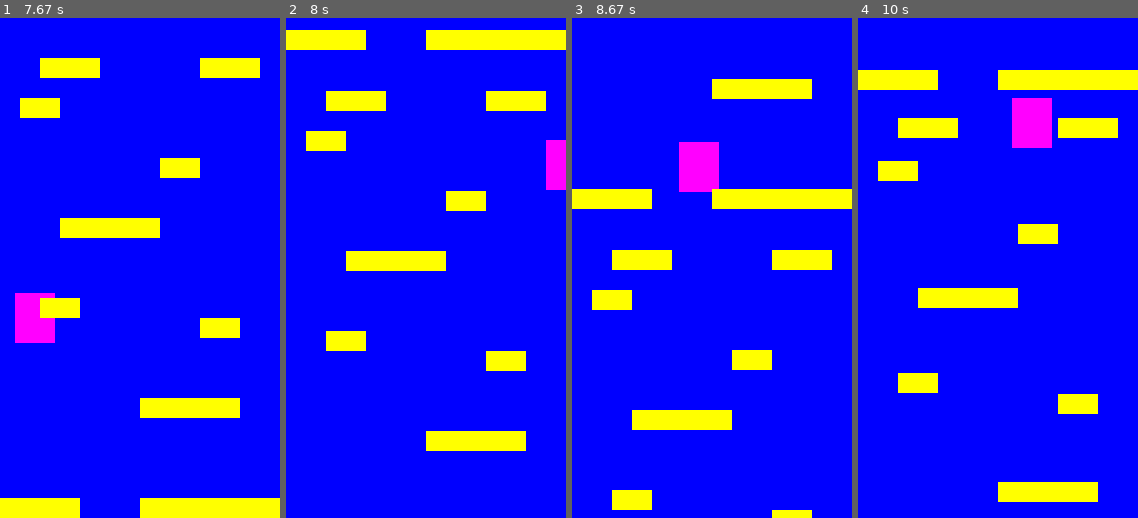
Above: before the commit, frames 1-4 (left to right).
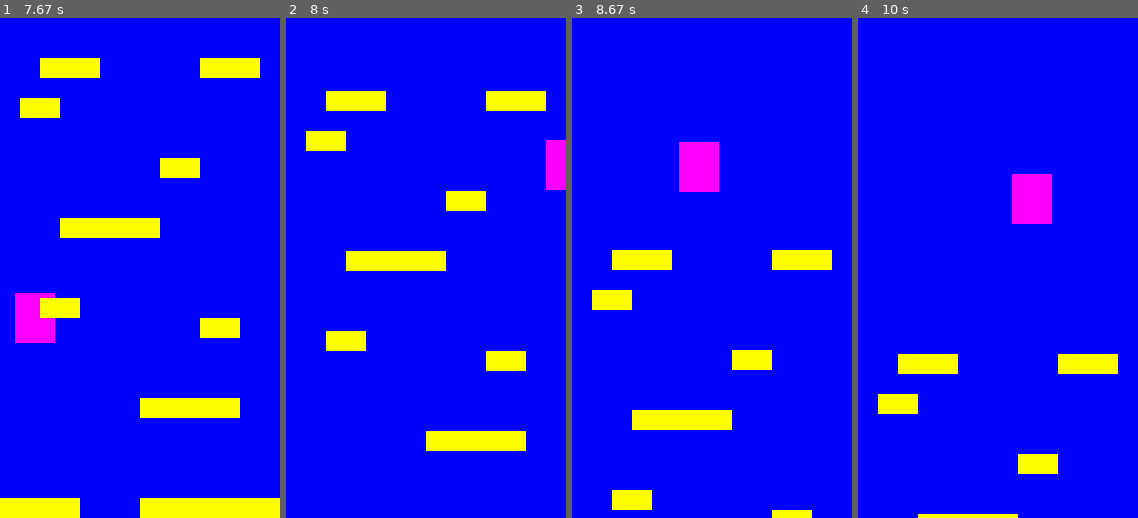
Above: after the commit, the same moments.

Repository: Calum-Johnston/pygame_2d_platformer
Game: pygame game, started from main.py
Two runs of this game, one before a commit and one after it. Both use one fixed random seed, a clock stepped at 60 frames per second and the inputs below.
Inputs:
- Up to frame 1 (7.67 s): hold Right 0.33-0.8 s; hold Right 0.83-1.3 s; hold Left 1.33-1.87 s; hold Left 1.9-2.3 s; hold Right 2.33-2.97 s; hold Left 3-3.47 s; hold Right 3.5-3.97 s; hold Right 4-4.47 s; hold Left 4.5-5.03 s; hold Left 5.07-5.47 s; hold Right 5.5-6.13 s; hold Left 6.17-6.63 s; hold Right 6.67-7.13 s; hold Right 7.17-7.63 s; tap Space at 7.23, 7.53 s
- Up to frame 2 (8 s): hold Left from 7.67 s (still down); tap Space at 7.73 s
- Up to frame 3 (8.67 s): tap Space at 8.03, 8.3, 8.6 s; release Left at 8.2 s; hold Left 8.23-8.63 s
- Up to frame 4 (10 s): hold Right 8.67-9.3 s; tap Space at 8.73, 9.03, 9.4, 9.7, 9.9 s; hold Left 9.33-9.8 s; hold Right from 9.83 s (still down)

Frame 1 is identical in both runs. In frame 2, 3.1% of the frame differs, in the area x 0-100%, y 2-7%; in frame 3, 4.6%; in frame 4, 16%, in the area x 0-100%, y 10-100%.

Commit message:
It now randomly selects one of the prebuilt files

Diff:
--- a/main.py
+++ b/main.py
@@ -25,12 +25,12 @@
 medium = []
 hard = []
 
-for x in range(1, 6):
-    with open("sections/easy/easy_%i.txt" % x) as textFile:
+for x in range(0, 5):
+    with open("sections/easy/easy_%i.txt" % (x + 1)) as textFile:
         easy.append([line.split() for line in textFile])
-    with open("sections/medium/medium_%i.txt" % x) as textFile:
+    with open("sections/medium/medium_%i.txt" % (x + 1)) as textFile:
         medium.append([line.split() for line in textFile])
-    with open("sections/hard/hard_%i.txt" % x) as textFile:
+    with open("sections/hard/hard_%i.txt" % (x + 1)) as textFile:
         hard.append([line.split() for line in textFile])
 
 
@@ -100,8 +100,8 @@
         if(direct):
             new_Section = easy[0]
         else:
-            new_Section = easy[0]
-            #(Randomly select it)
+            new_Section = easy[rd.randrange(0, 5)]
+            print(new_Section)
 
         start_X = 0; start_Y = 0; width_pt = 0
         for y in range(0, len(new_Section) - 1) :
